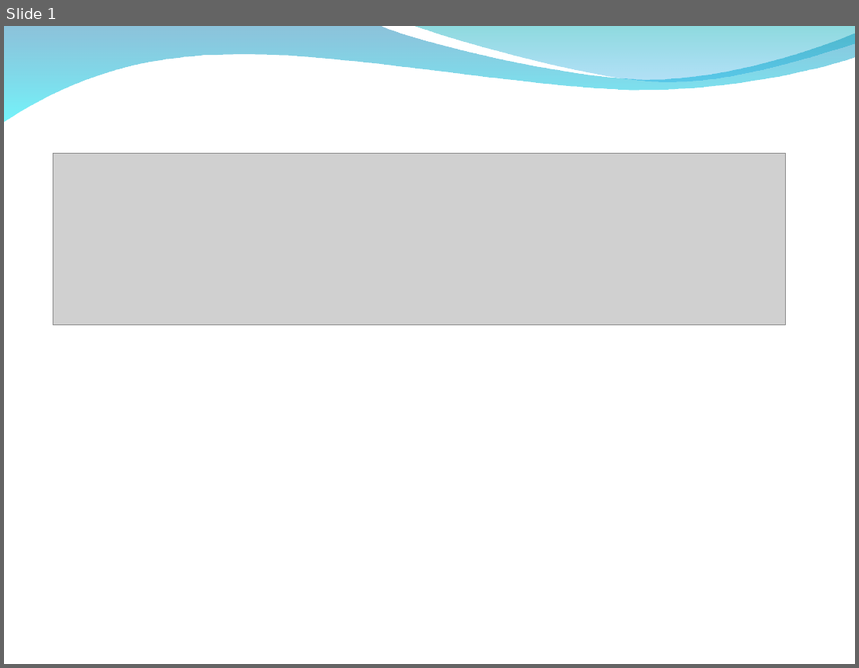
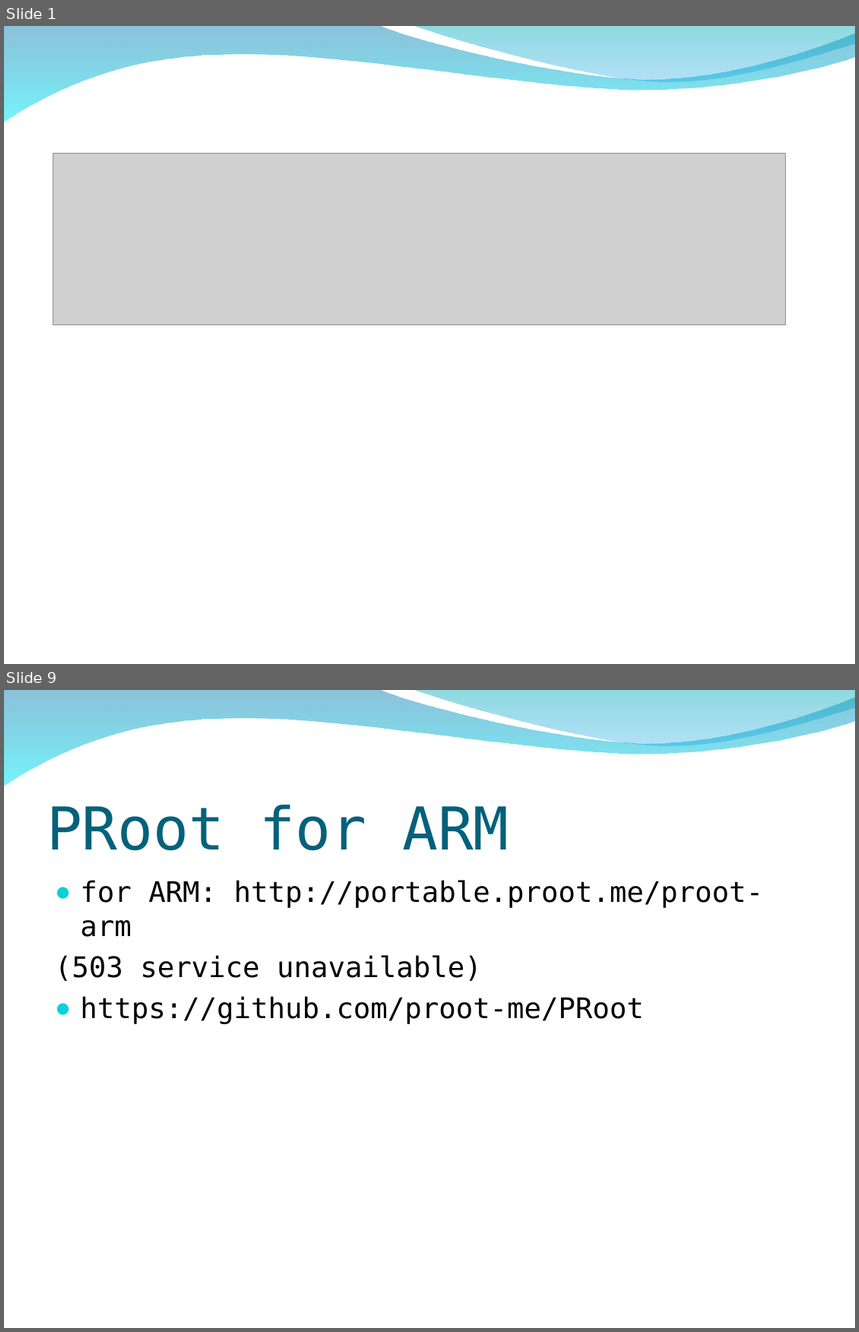
Before and after one commit to peter279k/regular_meeting, a slide deck: Proot.ppt. Shown one above the other, each under a label of ours: slide 1 before the commit, slides 1 and 9 after it; the slides between them are not shown. The pictures are 859x668 and 859x1332 pixels, drawn with LibreOffice and Linux fonts; fonts in the diff are those of the drawing; grey boxes stand for pictures; background and template pictures are left out. Boxes give left, top, right and bottom in pixels: in the first picture for what was removed or moved away, otherwise in the second. Text is boxed around its words. In the diff, an @@ line names an element or a change of style, - is before the commit and + after.

Commit message:
add proot info build 心得與安全性議題

```diff
--- a/Proot.ppt
+++ b/Proot.ppt
@@ slide 9 added at (x1=4, y1=690, x2=855, y2=1328), background picture (left out); not listed: 2 template elements that a slide beside it also shows @@
@@ title added at (x1=47, y1=805, x2=509, y2=850), 50 pt, text #04617B @@
+PRoot for ARM
@@ text added at (x1=55, y1=880, x2=764, y2=1024), 24 pt, text #000000 @@
+● for ARM: http://portable.proot.me/proot-arm
+(503 service unavailable)
+● https://github.com/proot-me/PRoot
```
Also in this commit, not shown: 2 slides changed, 10 other slides added.
